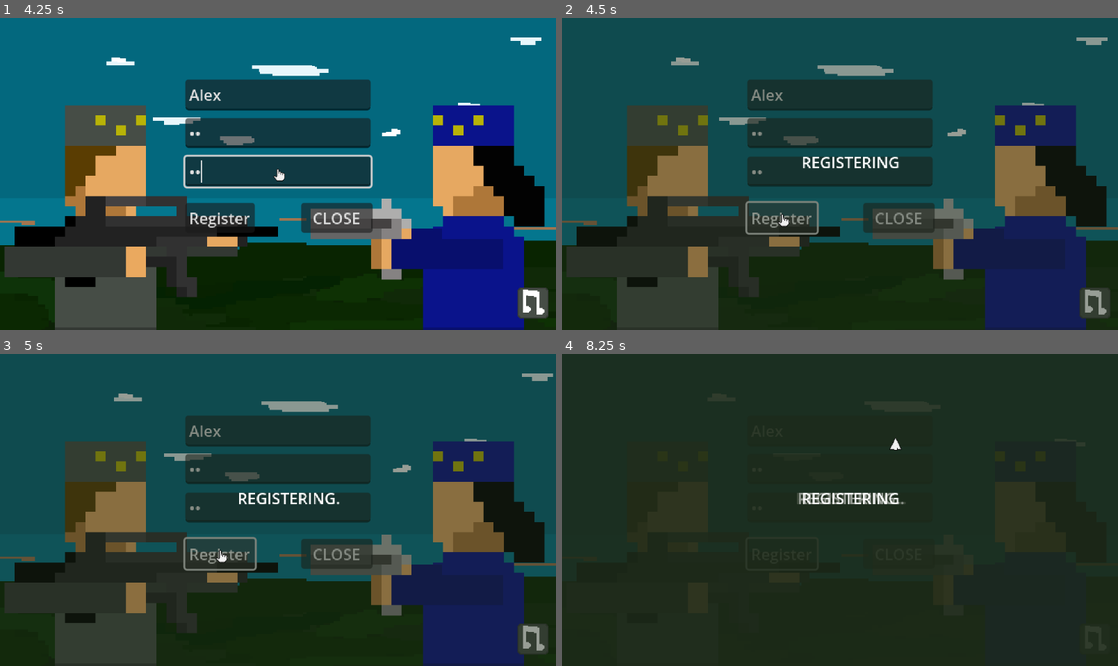
Above: before the commit, frames 1-4 (two rows, left to right).
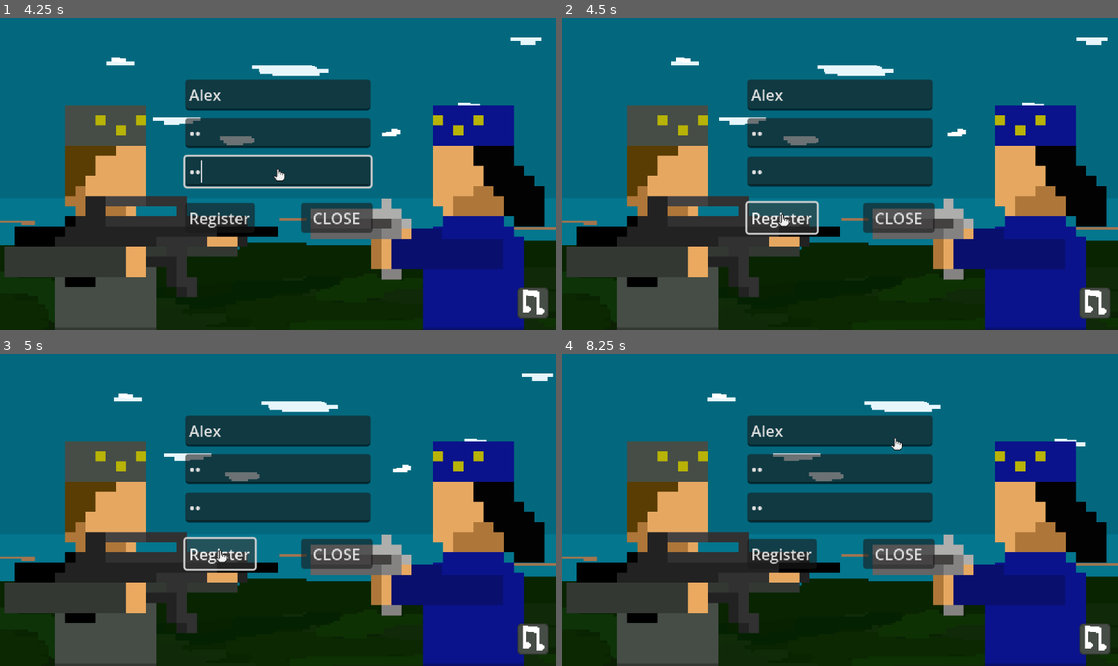
Above: after the commit, the same moments.

Repository: NevenIlincic/Commanders-Defense
Game: Godot game, scene res://Scenes/Main_Menu.tscn
Same seed, same stepped clock (60 frames per second), same inputs: the game is played once before the commit and once after it.
Inputs (mouse positions are in pixels of both pictures, inside the frame that each line leads up to):
- Up to frame 1 (4.25 s): click (211, 77) at 0.52 s; type "Alex" at 0.6 s; click (366, 77) at 0.75 s; type "12" at 0.83 s; click (283, 149) at 1.25 s; click (283, 149) at 2 s; click "Register" at 2.75 s; click (278, 96) at 3.52 s; type "Alex" at 3.6 s; click (278, 133) at 3.75 s; type "12" at 3.83 s; click (278, 170) at 3.98 s; type "12" at 4.07 s
- Up to frame 2 (4.5 s): click "Register" at 4.25 s
- Up to frame 3 (5 s): no input
- Up to frame 4 (8.25 s): tap Enter (chat) at 5, 5.1 s; move the mouse to (962, 494) at 5.02 s; hold D (right) 5.03-5.75 s; click (962, 494) at 5.17 s; tap W (jump) at 5.27, 7.52 s; click (1095, 637) at 5.75 s; click (1095, 637) at 6.52 s; move the mouse to (728, 525) at 7.27 s; hold A (left) 7.28-8.03 s; click (728, 525) at 7.35 s; move the mouse to (895, 441) at 8.02 s; hold D (right) from 8.03 s (still down); tap Space (show_hide_chat) at 8.1 s

Frame 1 is identical in both runs. In frame 2, 62% of the frame differs, in the area x 0-100%, y 0-100%; in frame 3, 62%; in frame 4, 79%.

Commit message:
[UPDATE] Registering not longer automatically logs you in

Diff:
--- a/Godot/Scenes/main_menu.gd
+++ b/Godot/Scenes/main_menu.gd
@@ -31,6 +31,7 @@
 	Signals.CHANGE_TO_SCENE_SIGNAL.connect(change_scene)
 	Signals.HIDE_LOADING_MESSAGE.connect(hide_loading_message)
 	Signals.SHOW_LOADING_MESSAGE.connect(show_loading_message)
+	Signals.REGISTRATION_COMPLETE.connect(on_registration_complete)
 	SoundHandler.play_background_music(SoundHandler.TI_SE_SAMO_USUDI)
 	show_main_menu_elements()
 	if Network.is_conenction_with_websocket_lost:
@@ -56,6 +57,15 @@
 	loading_message = LOADING_MESSAGE_SCENE.instantiate()
 	loading_message.setup(message, false)
 	add_child(loading_message)
+
+func on_registration_complete(status_code: int):
+	if status_code == 201: #CREATED
+		show_main_menu_elements()
+		register_nickname_input.clear()
+		register_password_input.clear()
+		register_confirm_password_input.clear()
+
+	hide_loading_message()
 
 func hide_loading_message():
 	if loading_message:
@@ -117,7 +127,7 @@
 		return
 
 	MyHttpHandler.register(register_nickname_input.text, register_password_input.text)
-	var loading_message: LoadingMessage = LOADING_MESSAGE_SCENE.instantiate()
+	loading_message = LOADING_MESSAGE_SCENE.instantiate()
 	loading_message.setup("REGISTERING", true)
 	add_child(loading_message)
 
--- a/Godot/Scenes/player.gd
+++ b/Godot/Scenes/player.gd
@@ -267,7 +267,7 @@
 		var error_vec = target_position - checking_state["global_position"]
 
 		#print("SERVER: ", target_position, "  ",  checking_state["global_position"])
-		print(target_position - checking_state["global_position"])
+		#print(target_position - checking_state["global_position"])
 		var distance = error_vec.length()
 		#print(distance)
 		#TESKA KOREKCIJA
--- a/Godot/Scripts/Autoload/MyHttpHandler.gd
+++ b/Godot/Scripts/Autoload/MyHttpHandler.gd
@@ -41,7 +41,6 @@
 
 func _on_register_completed(result, response_code, headers, body, http_node):
 	http_node.queue_free()
-	Signals.HIDE_LOADING_MESSAGE.emit()
 	if response_code == 201: #CREATED
 		var buffer = StreamPeerBuffer.new()
 		buffer.data_array = body
@@ -57,8 +56,8 @@
 			Network.my_nickname = nickname
 			Network.AUTH_TOKEN = token
 			Network.my_skin_id = 0
-			get_tree().change_scene_to_file("res://Scenes/Lobbies_Menu.tscn")
-
+			#get_tree().change_scene_to_file("res://Scenes/Lobbies_Menu.tscn")
+	Signals.REGISTRATION_COMPLETE.emit(response_code)
 func login(nickname: String, password: String):
 	var http = HTTPRequest.new()
 	get_tree().root.add_child(http)
--- a/Godot/Scripts/Autoload/Signals.gd
+++ b/Godot/Scripts/Autoload/Signals.gd
@@ -22,7 +22,7 @@
 signal UPDATE_SCOREBOARD_WHEN_JOIN(player_id)
 
 #MAIN MENU SIGNALS
-signal REGISTRATION_COMPLETE()
+signal REGISTRATION_COMPLETE(status_code: int)
 
 signal HIDE_LOADING_MESSAGE()
 signal SHOW_LOADING_MESSAGE(message: String)
Not shown, changed: server/src/rest_api/service.rs
